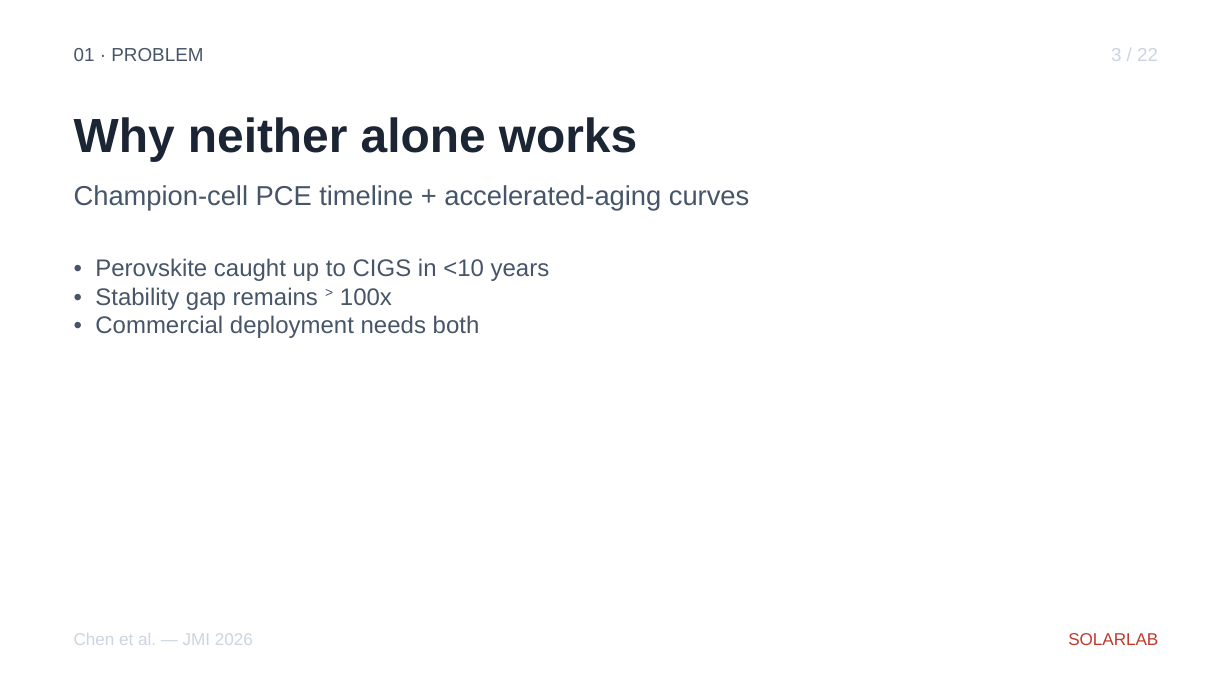
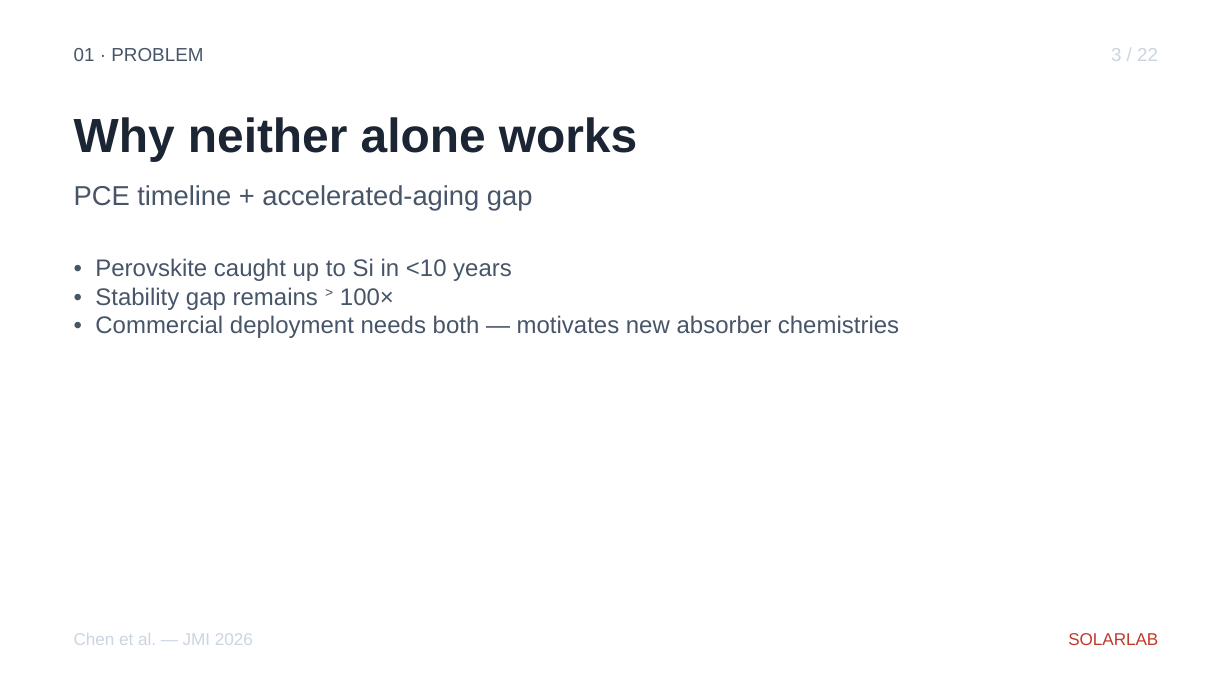
Before and after one commit to ShaneLogic/SolarLab, a slide deck: slide 4 of presentations/jmi-2026/output/jmi-2026.pptx. Drawn at 1232x693 pixels with LibreOffice and Linux fonts; fonts in the diff are those of the drawing. Boxes give left, top, right and bottom in pixels: in the first picture for what was removed or moved away, otherwise in the second. Text is boxed around its words. In the diff, an @@ line names an element or a change of style, - is before the commit and + after.

```diff
--- a/presentations/jmi-2026/output/jmi-2026.pptx
+++ b/presentations/jmi-2026/output/jmi-2026.pptx
@@ text at (74,185,533,211): text changed @@
-Champion-cell PCE timeline + accelerated-aging curves
+PCE timeline + accelerated-aging gap
@@ text at (95,258,899,338): text changed @@
-• Perovskite caught up to CIGS in <10 years
-• Stability gap remains > 100x
-• Commercial deployment needs both
+• Perovskite caught up to Si in <10 years
+• Stability gap remains > 100×
+• Commercial deployment needs both — motivates new absorber chemistries
```
Also in this commit, not shown: 20 other slides changed, 1 slide added, 1 slide removed, 2 other files.
